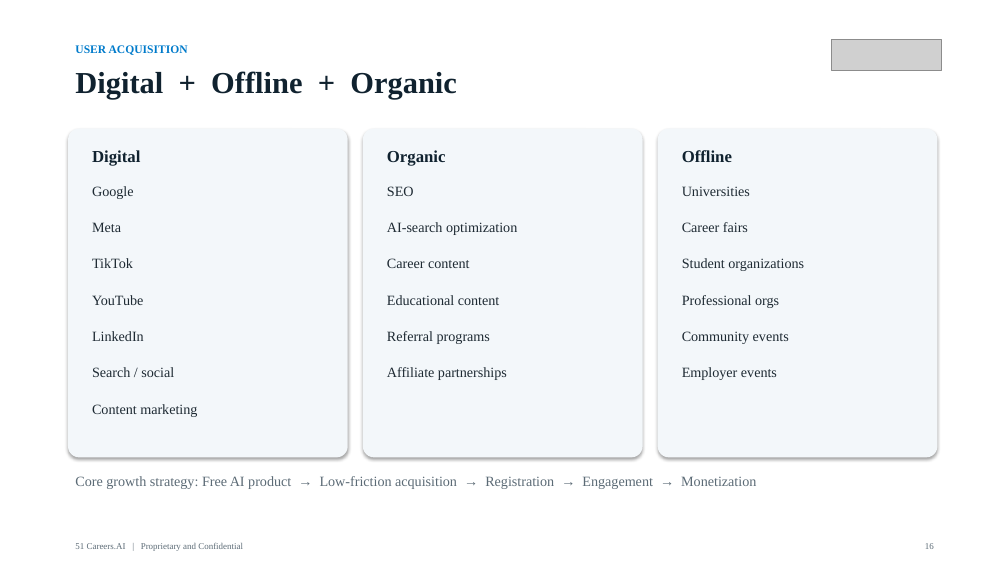
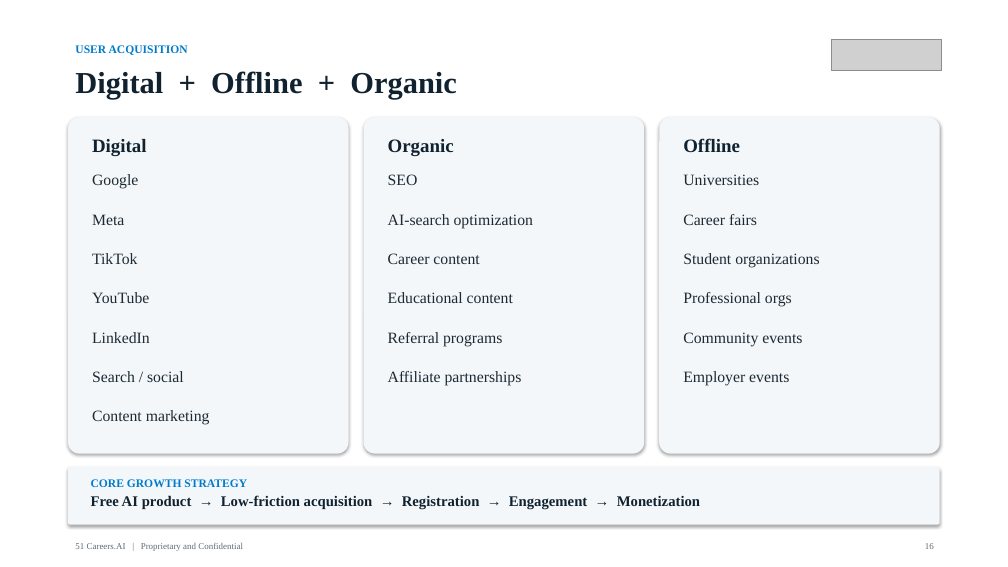
Before and after one commit to anthonyleedu/anthonyleedu, a slide deck: slide 16 of 51Careers_AI_Investor_Overview.pptx. Drawn at 1008x567 pixels with LibreOffice and Linux fonts; fonts in the diff are those of the drawing; grey boxes stand for pictures. Boxes give left, top, right and bottom in pixels: in the first picture for what was removed or moved away, otherwise in the second. Text is boxed around its words. In the diff, an @@ line names an element or a change of style, - is before the commit and + after.

```diff
--- a/51Careers_AI_Investor_Overview.pptx
+++ b/51Careers_AI_Investor_Overview.pptx
@@ rounded rectangle: place and size @@
-rounded rectangle at [68,129,348,457]
+rounded rectangle at [68,117,349,454]
@@ rounded rectangle: place and size @@
-rounded rectangle at [363,129,643,457]
+rounded rectangle at [364,117,644,454]
@@ rounded rectangle: place and size @@
-rounded rectangle at [658,129,938,457]
+rounded rectangle at [659,117,940,454]
@@ 9 texts: place and size @@
-9 texts at [92,150,750,235]
+9 texts at [92,138,759,228]
@@ size 16 to 18 pt in 3 elements at [92,139,147,156], [388,139,454,156], [683,138,740,152] @@
@@ size 13.5 to 15 pt in 19 elements at [92,292,149,303], [92,332,150,343], [388,292,513,303], [388,332,502,346], [683,292,792,307], [683,332,802,346], [92,371,184,382], [92,253,138,264], [388,371,522,385], [388,253,479,264], [683,371,789,385], [683,253,819,267], [92,214,124,225], [92,410,210,425], [388,214,533,228], [683,214,757,225], [92,174,138,189], [388,174,418,185], [683,174,759,185] @@
@@ rounded rectangle added at [68,467,940,525], fill #F3F7FA @@
@@ text added at [91,479,247,487], 11 pt, text #007BCB, bold @@
+CORE GROWTH STRATEGY
@@ text at [91,495,700,510]: text changed; size 13.5 to 14 pt; text colour #5C6B76 to #10222F; bold on @@
-Core growth strategy: Free AI product → Low-friction acquisition → Registration → Engagement → Monetization
+Free AI product → Low-friction acquisition → Registration → Engagement → Monetization
```
Also in this commit, not shown: 28 other slides changed, 1 other file.
